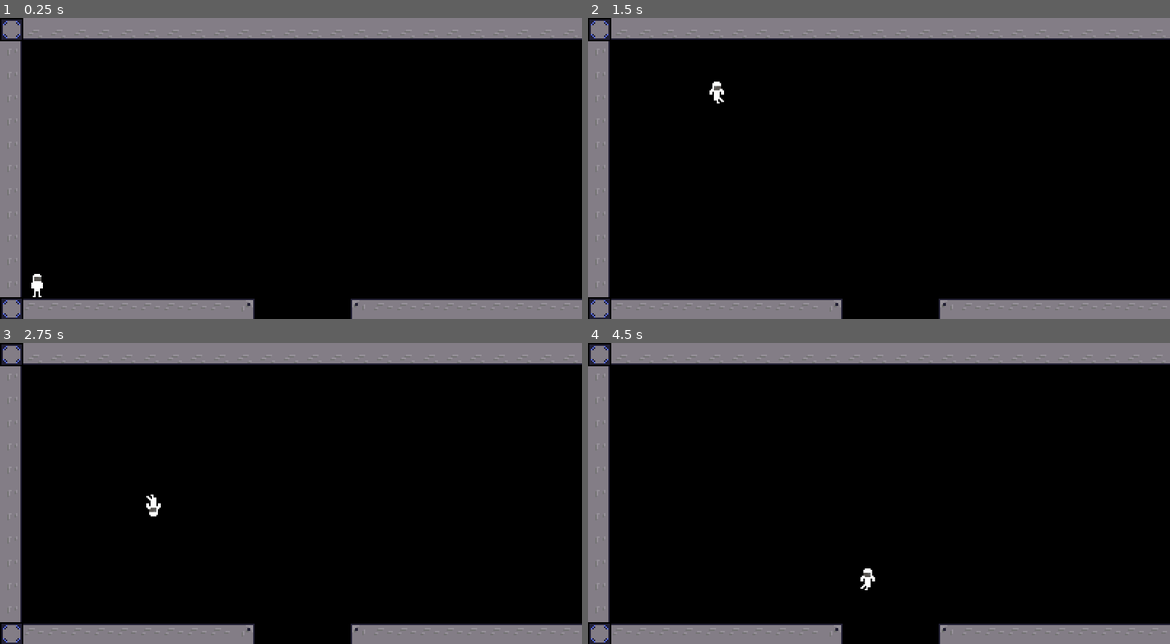
Above: before the commit, frames 1-4 (two rows, left to right).
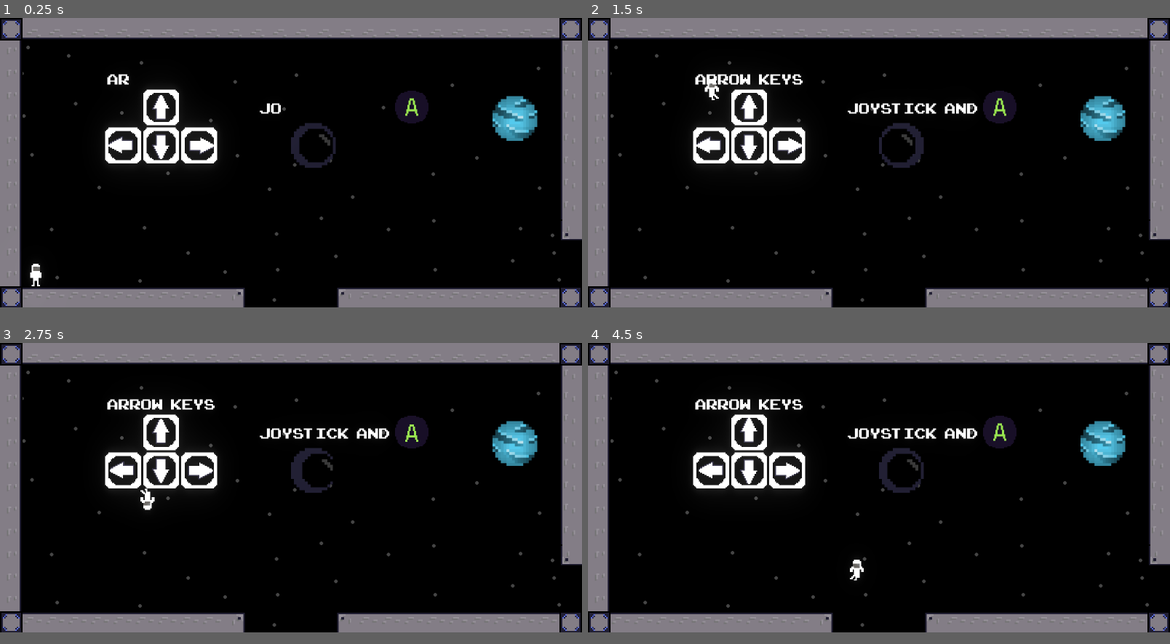
Above: after the commit, the same moments.

Repository: Magoninho/astronaut_game
Game: Godot game, scene res://scenes/level1.tscn
The game is run twice, just before and just after one commit, with the same random seed, the same clock (stepped at 60 frames per second) and the same inputs. This scene is started directly instead of the project's main scene. Sound files missing from this copy of the repository are replaced by a short silence.
Inputs:
- Up to frame 1 (0.25 s): no input
- Up to frame 2 (1.5 s): tap Enter (ui_accept) at 0.5, 0.77 s; hold Right (ui_right) from 0.53 s (still down); tap Space (invert_gravity) at 0.6, 1.35 s
- Up to frame 3 (2.75 s): tap Enter (ui_accept) at 1.52 s; release Right (ui_right) at 2.03 s; hold Left (ui_left) from 2.03 s (still down); tap Space (invert_gravity) at 2.1 s
- Up to frame 4 (4.5 s): release Left (ui_left) at 2.78 s; hold Right (ui_right) 2.78-4.28 s; tap Space (invert_gravity) at 2.85, 3.6, 4.35 s; tap Enter (ui_accept) at 3.02, 3.77 s; hold Left (ui_left) from 4.28 s (still down)
In our replay, the window is 800x414 before the commit and 800x398 after it. These sizes can differ from the game's own. Grey fills any space a smaller window leaves; there, only what the larger window draws over its background counts as a difference.

The runs differ from the first frame. In frame 1, 12% of the frame differs, in the area x 0-100%, y 0-100%; in frame 2, 13%; in frame 3, 13%; in frame 4, 13%.

Commit message:
mais um commit

Diff:
--- a/project.godot
+++ b/project.godot
@@ -22,10 +22,8 @@
 
 [display]
 
-window/size/width=2000
+window/size/width=2080
 window/size/height=1035
-window/size/test_width=2000
-window/size/test_height=1035
 window/stretch/mode="viewport"
 window/stretch/aspect="keep"
 
--- /dev/null
+++ b/scenes/level1.gd
@@ -0,0 +1,5 @@
+extends Node2D
+
+
+func _ready():
+	$Control/AnimationPlayer.play("sans")
--- a/scenes/level1.tscn
+++ b/scenes/level1.tscn
@@ -10,53 +10,65 @@
 [ext_resource path="res://music/sfx/gravity.wav" type="AudioStream" id=8]
 [ext_resource path="res://music/sfx/invert.wav" type="AudioStream" id=9]
 [ext_resource path="res://music/sfx/death.wav" type="AudioStream" id=10]
-
-[sub_resource type="RectangleShape2D" id=1]
+[ext_resource path="res://scenes/objetos/morte.tscn" type="PackedScene" id=11]
+[ext_resource path="res://sprites/tutorial/up_arrow.png" type="Texture" id=12]
+[ext_resource path="res://sprites/tutorial/xbox_a.png" type="Texture" id=13]
+[ext_resource path="res://sprites/tutorial/joystick.png" type="Texture" id=14]
+[ext_resource path="res://sprites/objects/BluePlanet.png" type="Texture" id=15]
+[ext_resource path="res://sprites/objects/back.png" type="Texture" id=16]
+[ext_resource path="res://ARCADECLASSIC.TTF" type="DynamicFontData" id=17]
+[ext_resource path="res://scenes/level1.gd" type="Script" id=18]
+
+[sub_resource type="Environment" id=1]
+background_mode = 4
+glow_enabled = true
+glow_intensity = 0.66
+glow_blend_mode = 0
+glow_hdr_threshold = 0.79
+glow_bicubic_upscale = true
+
+[sub_resource type="RectangleShape2D" id=2]
 extents = Vector2( 27.8838, 42.9434 )
 
-[sub_resource type="AtlasTexture" id=2]
+[sub_resource type="AtlasTexture" id=3]
 atlas = ExtResource( 1 )
 region = Rect2( 0, 0, 60, 85 )
 
-[sub_resource type="AtlasTexture" id=3]
+[sub_resource type="AtlasTexture" id=4]
 atlas = ExtResource( 1 )
 region = Rect2( 60, 0, 60, 85 )
 
-[sub_resource type="AtlasTexture" id=4]
+[sub_resource type="AtlasTexture" id=5]
 atlas = ExtResource( 1 )
 region = Rect2( 120, 0, 60, 85 )
 
-[sub_resource type="AtlasTexture" id=5]
+[sub_resource type="AtlasTexture" id=6]
 atlas = ExtResource( 1 )
 region = Rect2( 180, 0, 60, 85 )
 
-[sub_resource type="AtlasTexture" id=6]
+[sub_resource type="AtlasTexture" id=7]
 atlas = ExtResource( 1 )
 region = Rect2( 240, 0, 60, 85 )
 
-[sub_resource type="AtlasTexture" id=7]
+[sub_resource type="AtlasTexture" id=8]
 atlas = ExtResource( 2 )
 region = Rect2( 0, 0, 60, 85 )
 
-[sub_resource type="AtlasTexture" id=8]
+[sub_resource type="AtlasTexture" id=9]
 atlas = ExtResource( 2 )
 region = Rect2( 60, 0, 60, 85 )
 
-[sub_resource type="AtlasTexture" id=9]
+[sub_resource type="AtlasTexture" id=10]
 atlas = ExtResource( 2 )
 region = Rect2( 120, 0, 60, 85 )
 
-[sub_resource type="AtlasTexture" id=10]
+[sub_resource type="AtlasTexture" id=11]
 atlas = ExtResource( 2 )
 region = Rect2( 180, 0, 60, 85 )
 
-[sub_resource type="AtlasTexture" id=11]
+[sub_resource type="AtlasTexture" id=12]
 atlas = ExtResource( 2 )
 region = Rect2( 240, 0, 60, 85 )
-
-[sub_resource type="AtlasTexture" id=12]
-atlas = ExtResource( 3 )
-region = Rect2( 60, 0, 60, 85 )
 
 [sub_resource type="AtlasTexture" id=13]
 atlas = ExtResource( 3 )
@@ -66,33 +78,167 @@
 atlas = ExtResource( 3 )
 region = Rect2( 180, 0, 60, 85 )
 
-[sub_resource type="SpriteFrames" id=15]
+[sub_resource type="AtlasTexture" id=15]
+atlas = ExtResource( 3 )
+region = Rect2( 60, 0, 60, 85 )
+
+[sub_resource type="SpriteFrames" id=16]
 animations = [ {
-"frames": [ SubResource( 2 ), SubResource( 3 ), SubResource( 4 ), SubResource( 5 ), SubResource( 6 ) ],
+"frames": [ SubResource( 3 ), SubResource( 4 ), SubResource( 5 ), SubResource( 6 ), SubResource( 7 ) ],
 "loop": true,
 "name": "idle",
 "speed": 6.0
 }, {
-"frames": [ SubResource( 7 ), SubResource( 8 ), SubResource( 9 ), SubResource( 10 ), SubResource( 11 ) ],
+"frames": [ SubResource( 8 ), SubResource( 9 ), SubResource( 10 ), SubResource( 11 ), SubResource( 12 ) ],
 "loop": true,
 "name": "run",
 "speed": 15.0
 }, {
-"frames": [ SubResource( 12 ) ],
+"frames": [ SubResource( 13 ), SubResource( 14 ) ],
+"loop": true,
+"name": "fall",
+"speed": 5.0
+}, {
+"frames": [ SubResource( 15 ) ],
 "loop": false,
 "name": "jump",
 "speed": 10.0
+} ]
+
+[sub_resource type="AtlasTexture" id=17]
+atlas = ExtResource( 12 )
+region = Rect2( 0, 0, 160, 160 )
+
+[sub_resource type="AtlasTexture" id=18]
+atlas = ExtResource( 12 )
+region = Rect2( 160, 0, 160, 160 )
+
+[sub_resource type="AtlasTexture" id=19]
+atlas = ExtResource( 12 )
+region = Rect2( 320, 0, 160, 160 )
+
+[sub_resource type="AtlasTexture" id=20]
+atlas = ExtResource( 12 )
+region = Rect2( 480, 0, 160, 160 )
+
+[sub_resource type="SpriteFrames" id=21]
+animations = [ {
+"frames": [ SubResource( 17 ), SubResource( 18 ), SubResource( 19 ), SubResource( 20 ) ],
+"loop": true,
+"name": "up",
+"speed": 10.0
+} ]
+
+[sub_resource type="AtlasTexture" id=22]
+atlas = ExtResource( 13 )
+region = Rect2( 0, 0, 160, 160 )
+
+[sub_resource type="AtlasTexture" id=23]
+atlas = ExtResource( 13 )
+region = Rect2( 160, 0, 160, 160 )
+
+[sub_resource type="AtlasTexture" id=24]
+atlas = ExtResource( 13 )
+region = Rect2( 320, 0, 160, 160 )
+
+[sub_resource type="AtlasTexture" id=25]
+atlas = ExtResource( 13 )
+region = Rect2( 480, 0, 160, 160 )
+
+[sub_resource type="AtlasTexture" id=26]
+atlas = ExtResource( 13 )
+region = Rect2( 640, 0, 160, 160 )
+
+[sub_resource type="AtlasTexture" id=27]
+atlas = ExtResource( 13 )
+region = Rect2( 800, 0, 160, 160 )
+
+[sub_resource type="AtlasTexture" id=28]
+atlas = ExtResource( 14 )
+region = Rect2( 0, 0, 80, 80 )
+
+[sub_resource type="AtlasTexture" id=29]
+atlas = ExtResource( 14 )
+region = Rect2( 80, 0, 80, 80 )
+
+[sub_resource type="AtlasTexture" id=30]
+atlas = ExtResource( 14 )
+region = Rect2( 160, 0, 80, 80 )
+
+[sub_resource type="AtlasTexture" id=31]
+atlas = ExtResource( 14 )
+region = Rect2( 240, 0, 80, 80 )
+
+[sub_resource type="AtlasTexture" id=32]
+atlas = ExtResource( 14 )
+region = Rect2( 320, 0, 80, 80 )
+
+[sub_resource type="AtlasTexture" id=33]
+atlas = ExtResource( 14 )
+region = Rect2( 400, 0, 80, 80 )
+
+[sub_resource type="AtlasTexture" id=34]
+atlas = ExtResource( 14 )
+region = Rect2( 480, 0, 80, 80 )
+
+[sub_resource type="AtlasTexture" id=35]
+atlas = ExtResource( 14 )
+region = Rect2( 560, 0, 80, 80 )
+
+[sub_resource type="SpriteFrames" id=36]
+animations = [ {
+"frames": [ SubResource( 22 ), SubResource( 23 ), SubResource( 24 ), SubResource( 25 ), SubResource( 26 ), SubResource( 27 ) ],
+"loop": true,
+"name": "a",
+"speed": 10.0
 }, {
-"frames": [ SubResource( 13 ), SubResource( 14 ) ],
-"loop": true,
-"name": "fall",
-"speed": 5.0
+"frames": [ SubResource( 28 ), SubResource( 29 ), SubResource( 30 ), SubResource( 31 ), SubResource( 32 ), SubResource( 33 ), SubResource( 34 ), SubResource( 35 ) ],
+"loop": true,
+"name": "xbox",
+"speed": 10.0
 } ]
 
-[sub_resource type="RectangleShape2D" id=16]
-extents = Vector2( 3616, 40.0001 )
+[sub_resource type="DynamicFont" id=37]
+size = 72
+font_data = ExtResource( 17 )
+
+[sub_resource type="DynamicFont" id=38]
+size = 72
+font_data = ExtResource( 17 )
+
+[sub_resource type="Animation" id=39]
+resource_name = "sans"
+length = 1.5
+tracks/0/type = "value"
+tracks/0/path = NodePath("arrow:percent_visible")
+tracks/0/interp = 1
+tracks/0/loop_wrap = true
+tracks/0/imported = false
+tracks/0/enabled = true
+tracks/0/keys = {
+"times": PoolRealArray( 0, 1.5 ),
+"transitions": PoolRealArray( 1, 1 ),
+"update": 0,
+"values": [ 0.0, 1.0 ]
+}
+tracks/1/type = "value"
+tracks/1/path = NodePath("joy:percent_visible")
+tracks/1/interp = 1
+tracks/1/loop_wrap = true
+tracks/1/imported = false
+tracks/1/enabled = true
+tracks/1/keys = {
+"times": PoolRealArray( 0, 1.5 ),
+"transitions": PoolRealArray( 1, 1 ),
+"update": 0,
+"values": [ 0.0, 1.0 ]
+}
 
 [node name="Node2D" type="Node2D"]
+script = ExtResource( 18 )
+
+[node name="WorldEnvironment" type="WorldEnvironment" parent="."]
+environment = SubResource( 1 )
 
 [node name="Player" type="KinematicBody2D" parent="."]
 position = Vector2( 128, 920 )
@@ -102,10 +248,10 @@
 }
 
 [node name="CollisionShape2D" type="CollisionShape2D" parent="Player"]
-shape = SubResource( 1 )
+shape = SubResource( 2 )
 
 [node name="Sprite" type="AnimatedSprite" parent="Player"]
-frames = SubResource( 15 )
+frames = SubResource( 16 )
 animation = "fall"
 
 [node name="jump" type="AudioStreamPlayer" parent="Player"]
@@ -133,18 +279,132 @@
 cell_size = Vector2( 80, 80 )
 cell_tile_origin = 2
 format = 1
-tile_data = PoolIntArray( 0, 0, 0, 1, 8, 0, 2, 8, 0, 3, 8, 0 …(420 unchanged characters)…  0, 524313, 6, 0, 589824, 4, 0, 589849, 6, 0, 655360, 4, 0, 655385, 6, 0, 720896, 4, 0, 720921, 6, 0, 786432, 0, 0, 786433, 2, 0, 786434, …(273 unchanged characters)…
-
-[node name="morte" type="Area2D" parent="."]
-
-[node name="CollisionShape2D" type="CollisionShape2D" parent="morte"]
-position = Vector2( 1000, 1080 )
-shape = SubResource( 16 )
-
-[node name="morte2" type="Area2D" parent="."]
-
-[node name="CollisionShape2D" type="CollisionShape2D" parent="morte2"]
-position = Vector2( 1064, -40 )
-shape = SubResource( 16 )
+tile_data = PoolIntArray( 0, 0, 0, 1, 8, 0, 2, 8, 0, 3, 8, 0 …(420 unchanged characters)…  0, 524313, 6, 0, 589824, 4, 0, 589849, 7, 0, 655360, 4, 0, 720896, 4, 0, 786432, 0, 0, 786433, 2, 0, 786434, …(273 unchanged characters)…
+
+[node name="morte" parent="." instance=ExtResource( 11 )]
+position = Vector2( 1024, 1088 )
+
+[node name="controls" type="CanvasLayer" parent="."]
+layer = -1
+
+[node name="up" type="AnimatedSprite" parent="controls"]
+position = Vector2( -536, 336 )
+scale = Vector2( 0.8, 0.8 )
+z_index = -1
+frames = SubResource( 21 )
+animation = "up"
+frame = 2
+playing = true
+centered = false
+offset = Vector2( 1310, -100 )
+
+[node name="down" type="AnimatedSprite" parent="controls"]
+position = Vector2( 512, 392 )
+scale = Vector2( 0.8, 0.8 )
+z_index = -1
+frames = SubResource( 21 )
+animation = "up"
+frame = 1
+playing = true
+centered = false
+flip_v = true
+
+[node name="right" type="AnimatedSprite" parent="controls"]
+position = Vector2( 648, 520 )
+rotation = -1.57079
+scale = Vector2( 0.8, 0.8 )
+z_index = -1
+frames = SubResource( 21 )
+animation = "up"
+playing = true
+centered = false
+flip_v = true
+
+[node name="right2" type="AnimatedSprite" parent="controls"]
+position = Vector2( 504, 392 )
+rotation = 1.57079
+scale = Vector2( 0.8, 0.8 )
+z_index = -1
+frames = SubResource( 21 )
+animation = "up"
+playing = true
+centered = false
+flip_v = true
+
+[node name="Joystick" type="AnimatedSprite" parent="controls"]
+position = Vector2( 1200, 432 )
+rotation = 3.14159
+scale = Vector2( 2, 2 )
+z_index = -1
+frames = SubResource( 36 )
+animation = "xbox"
+frame = 3
+playing = true
+offset = Vector2( 40, -12 )
+
+[node name="A" type="AnimatedSprite" parent="controls"]
+position = Vector2( 1440, 328 )
+scale = Vector2( 0.789959, 0.786912 )
+z_index = -1
+frames = SubResource( 36 )
+animation = "a"
+frame = 4
+playing = true
+offset = Vector2( 40, -12 )
+
+[node name="back" type="CanvasLayer" parent="."]
+layer = -2
+
+[node name="planet_blue" type="Sprite" parent="back"]
+position = Vector2( 1840, 360 )
+scale = Vector2( 1.66667, 1.66667 )
+texture = ExtResource( 15 )
+__meta__ = {
+"_edit_lock_": true
+}
+
+[node name="back" type="Sprite" parent="back"]
+modulate = Color( 1, 1, 1, 0.27451 )
+z_index = -4
+texture = ExtResource( 16 )
+centered = false
+__meta__ = {
+"_edit_lock_": true
+}
+
+[node name="Control" type="Control" parent="."]
+margin_right = 40.0
+margin_bottom = 40.0
+__meta__ = {
+"_edit_use_anchors_": false
+}
+
+[node name="arrow" type="RichTextLabel" parent="Control"]
+margin_left = 384.0
+margin_top = 184.0
+margin_right = 784.0
+margin_bottom = 264.0
+custom_fonts/normal_font = SubResource( 37 )
+visible_characters = 0
+percent_visible = 0.0
+text = "arrow   keys"
+__meta__ = {
+"_edit_use_anchors_": false
+}
+
+[node name="joy" type="RichTextLabel" parent="Control"]
+margin_left = 928.0
+margin_top = 288.0
+margin_right = 1728.0
+margin_bottom = 376.0
+custom_fonts/normal_font = SubResource( 38 )
+visible_characters = 0
+percent_visible = 0.0
+text = "joystick   and  "
+__meta__ = {
+"_edit_use_anchors_": false
+}
+
+[node name="AnimationPlayer" type="AnimationPlayer" parent="Control"]
+anims/sans = SubResource( 39 )
 [connection signal="body_entered" from="morte" to="Player" method="_on_morte_body_entered"]
-[connection signal="body_entered" from="morte2" to="Player" method="_on_morte_body_entered"]
--- a/scenes/menu.tscn
+++ b/scenes/menu.tscn
@@ -6,6 +6,9 @@
 [ext_resource path="res://ARCADECLASSIC.TTF" type="DynamicFontData" id=4]
 [ext_resource path="res://music/sfx/select.wav" type="AudioStream" id=5]
 [ext_resource path="res://music/sfx/accept.wav" type="AudioStream" id=6]
+[ext_resource path="res://scripts/BluePlanet.gd" type="Script" id=7]
+[ext_resource path="res://sprites/objects/BluePlanet.png" type="Texture" id=8]
+[ext_resource path="res://sprites/objects/back.png" type="Texture" id=9]
 
 [sub_resource type="Animation" id=1]
 resource_name = "flutua"
@@ -47,13 +50,21 @@
 [node name="Node2D" type="Node2D"]
 script = ExtResource( 2 )
 
-[node name="ColorRect" type="ColorRect" parent="."]
+[node name="ColorRect" type="TextureRect" parent="."]
+modulate = Color( 1, 1, 1, 0.27451 )
 margin_right = 2000.0
 margin_bottom = 1040.0
-color = Color( 0, 0, 0, 1 )
+texture = ExtResource( 9 )
+flip_h = true
+flip_v = true
 __meta__ = {
 "_edit_use_anchors_": false
 }
+
+[node name="BluePlanet" type="Sprite" parent="."]
+position = Vector2( 176, 144 )
+texture = ExtResource( 8 )
+script = ExtResource( 7 )
 
 [node name="guy" type="Sprite" parent="."]
 position = Vector2( 1456, 568 )
--- /dev/null
+++ b/scenes/objetos/morte.tscn
@@ -0,0 +1,17 @@
+[gd_scene load_steps=3 format=2]
+
+[sub_resource type="GDScript" id=2]
+script/source = "extends Area2D
+
+
+
+"
+
+[sub_resource type="RectangleShape2D" id=1]
+extents = Vector2( 3616, 40.0001 )
+
+[node name="morte" type="Area2D"]
+script = SubResource( 2 )
+
+[node name="CollisionShape2D" type="CollisionShape2D" parent="."]
+shape = SubResource( 1 )
--- /dev/null
+++ b/scripts/BluePlanet.gd
@@ -0,0 +1,11 @@
+extends Sprite
+
+
+var pos_planet = Vector2(140, 100)
+
+# Called when the node enters the scene tree for the first time.
+func _process(delta):
+	pos_planet.x += 0.015
+	pos_planet.y += 0.015
+
+	position = pos_planet
--- a/scripts/Player.gd
+++ b/scripts/Player.gd
@@ -11,9 +11,7 @@
 
 var flip = false
 
-# Called when the node enters the scene tree for the first time.
-func _ready():
-	pass # Replace with function body.
+
 
 
 func _process(delta):
@@ -80,6 +78,10 @@
 	CONEXÕES
 """
 
+#func _on_morte_body_entered(body):
+#	if body == get_parent().get_node("Player"):
+#		morte()
+
+
 func _on_morte_body_entered(body):
-	if body == get_parent().get_node("Player"):
-		morte()
+	morte()
Not shown: 1 places in scenes/level1.tscn that only renumber resources
Not shown: 1 places in scenes/menu.tscn that only renumber resources
Binary file added: sprites/objects/BluePlanet.png
Not shown, added: sprites/objects/BluePlanet.png.import
Binary file added: sprites/objects/back.png
Not shown, added: sprites/objects/back.png.import
Binary file added: sprites/tutorial/Sprite-0003.ase
Binary file added: sprites/tutorial/joystick.png
Not shown, added: sprites/tutorial/joystick.png.import
Binary file added: sprites/tutorial/space_bar.png
Not shown, added: sprites/tutorial/space_bar.png.import
Binary file added: sprites/tutorial/up_arrow.png
(and 5 more such lines)
